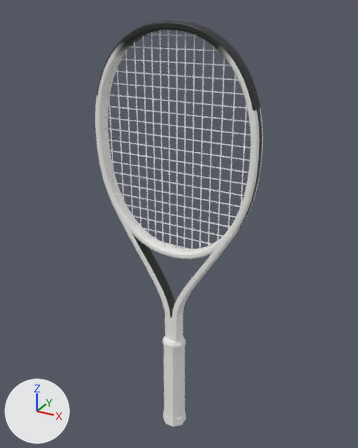
The glTF model assets/realistic/tecnifibre-tf40-315-16x19-2024.glb: old version first, new version second.
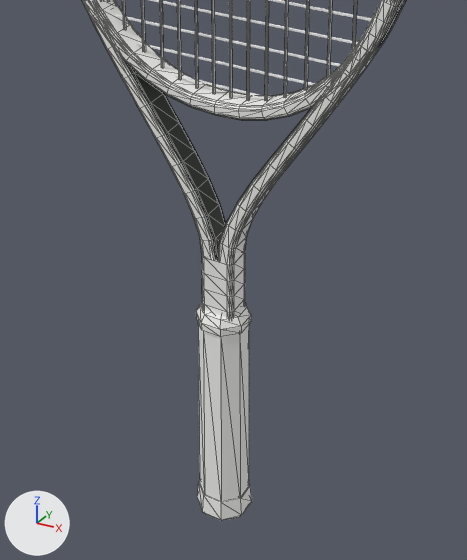
There are two pictures of each version: one whole from a 50 mm lens placed at (0.345, -0.61, 0.704), pointed at (-0.002, 0.021, 0.388), one close up on the part from 22% to 77% of the width and 47% to 99% of the height. Every picture has the same lights, and +X, +Y and +Z are marked at lower left. The first two pictures are the older version. The close-ups show mesh edges as thin lines. Where no turn or scale is listed for an object, it has been applied to the vertices. Vertices at exactly the same position are counted once.

The first close-up shows 'butt_cap', 'collar', 'frame', 'grip', 'strings_crosses', 'strings_mains' and 1 more.
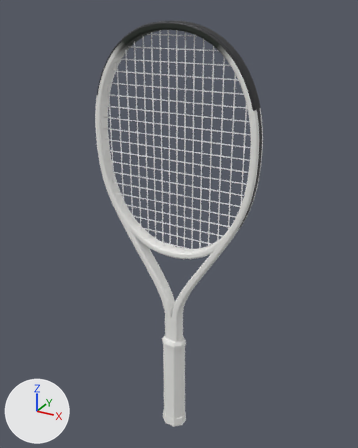
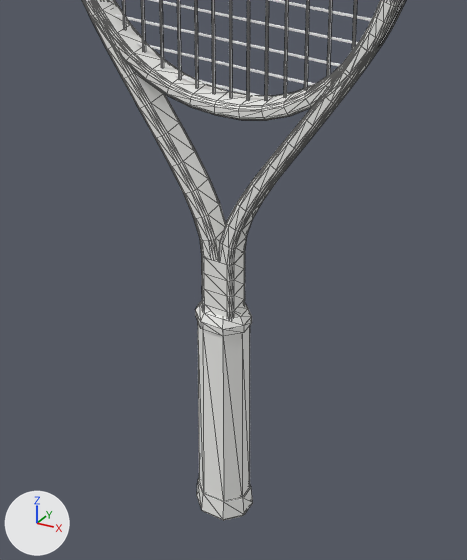
The change, as a list of edits to the scene's bpy script:
```text
Change me_frame:
    used by ob_frame; location = (0.0, 0.0, 0.4319)
    remove me_frame.from_pydata(...)  # 1680 vertices, 3296 faces; spans x -0.131..0.131, y -0.011..0.011, z -0.254..0.254
    add me_frame.from_pydata(...)  # 1648 vertices, 3232 faces; spans x -0.131..0.131, y -0.011..0.011, z -0.254..0.254
    me_frame part 1: 180 kept faces spanning x -0.089..0.089, y -0.011..0.011, z -0.201..-0.034 get new vertex colours
    edits to the shape of me_frame do not show in these pictures
Change me_grip:
    used by ob_grip; location = (0.0, 0.0, 0.099)
    remove me_grip.from_pydata(...)  # 16 vertices, 16 faces; spans x -0.018..0.018, y -0.018..0.018, z -0.079..0.079
    add me_grip.from_pydata(...)  # 16 vertices, 16 faces; spans x -0.019..0.019, y -0.017..0.017, z -0.079..0.079
    me_grip part 2: the whole mesh is scaled about its middle by (1.09, 0.91, 1)
Change me_butt_cap:
    used by ob_butt_cap; parent = ob_tecnifibre_tf40_315_16x19_2024; location = (0.0, 0.0, 0.01); scale = (0.0198, 0.0198, 0.0198)
    remove me_butt_cap.from_pydata(...)  # 26 vertices, 48 faces; spans x -1.0..1.0, y -1.0..1.0, z -0.51..0.51
    add me_butt_cap.from_pydata(...)  # 26 vertices, 48 faces; spans x -1.0..1.0, y -0.88..0.88, z -0.47..0.47
    me_butt_cap part 3: 26 of 26 vertices moved; they spanned x -1.0..1.0, y -1.0..1.0, z -0.51..0.51 and now span x -1.0..1.0, y -0.88..0.88, z -0.47..0.47; mean shift (0.0, 0.0, 0.01)
Change ob_collar:
    ob_collar.scale: (0.0184, 0.0184, 0.0184) -> (0.0197, 0.0197, 0.0197)
Change ob_butt_cap:
    ob_butt_cap.scale: (0.0198, 0.0198, 0.0198) -> (0.0211, 0.0211, 0.0211)
```

Boxes (x1, y1, x2, y2) around the edits, measured in the close-ups (467 x 560 px):
'grip', mesh rescaled
    before: (198, 323, 249, 502)
    after: (198, 323, 250, 502)
'collar', rescaled
    before: (196, 303, 251, 337)
    after: (195, 301, 252, 336)
'butt_cap', reshaped, rescaled
    before: (197, 480, 252, 521)
    after: (197, 479, 253, 521)
part 1 of me_frame, recoloured
    both: (120, 55, 318, 260)
